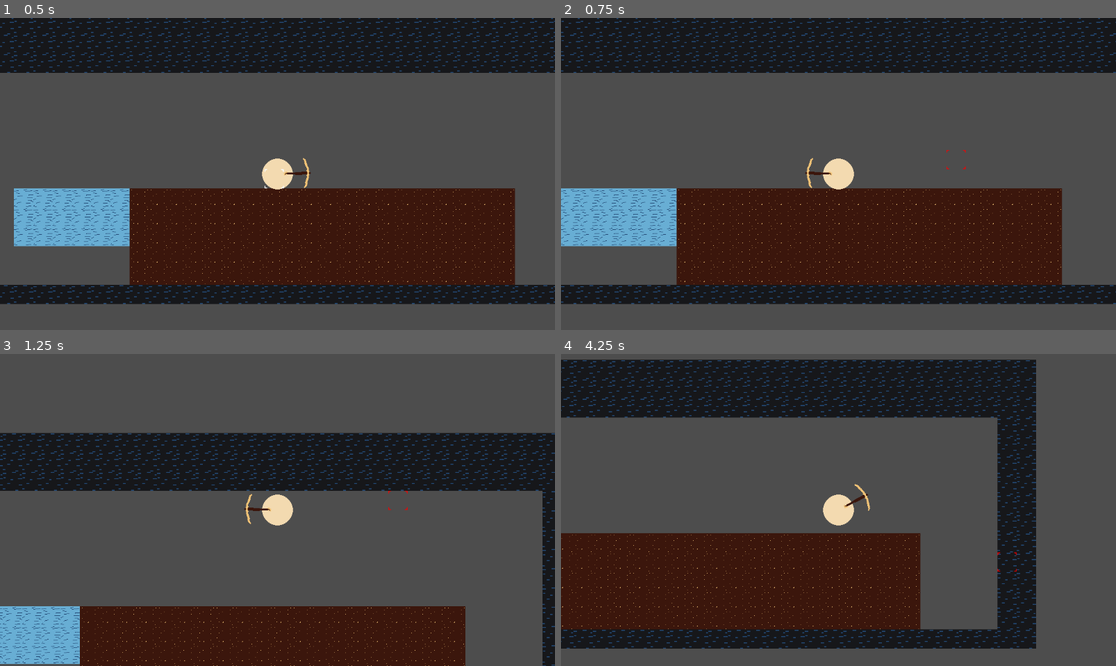
Above: before the commit, frames 1-4 (two rows, left to right).
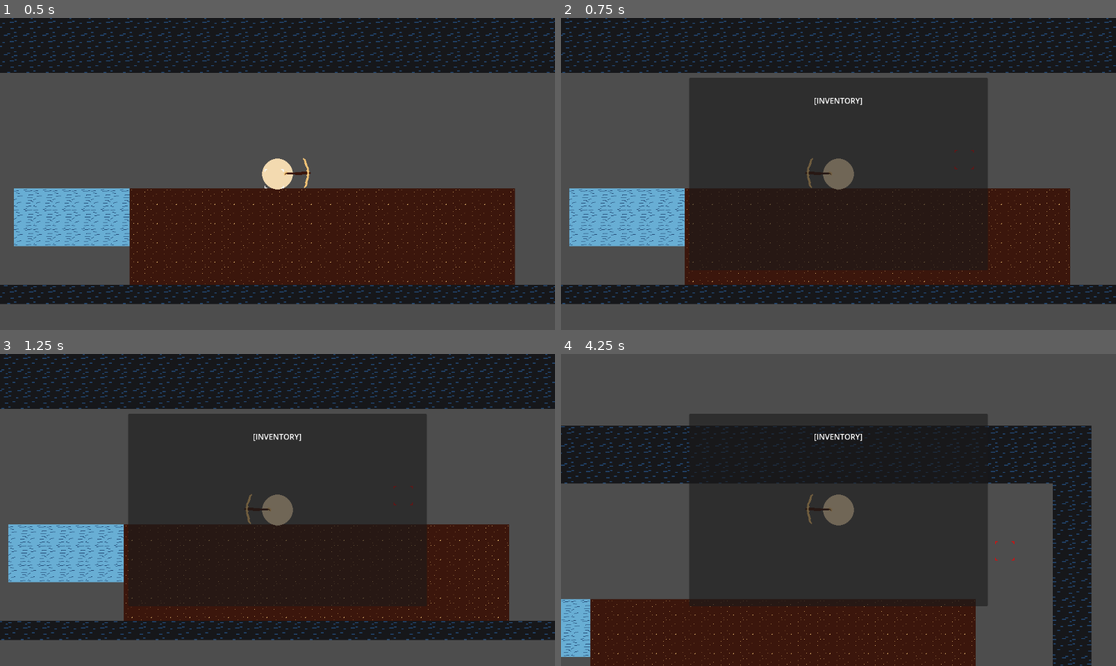
Above: after the commit, the same moments.

Repository: mathew-tran/Excavation
Game: Godot game, scene res://Scenes/Main.tscn
Two runs of this game, one before a commit and one after it. Both use one fixed random seed, a clock stepped at 60 frames per second and the inputs below.
Inputs (mouse positions are in pixels of both pictures, inside the frame that each line leads up to):
- Up to frame 1 (0.5 s): no input
- Up to frame 2 (0.75 s): tap Enter at 0.5 s; move the mouse to (960, 158) at 0.52 s; hold D (Right) from 0.53 s (still down); tap Tab (Tab, bound only after the commit) at 0.6 s
- Up to frame 3 (1.25 s): keep holding D (Right); tap Space (Jump) at 0.77 s
- Up to frame 4 (4.25 s): move the mouse to (727, 525) at 1.27 s; click (727, 525) at 1.35 s; tap Space (Jump) at 1.52, 3.02, 3.77 s; tap Tab (Tab, bound only after the commit) at 1.55, 2.1, 2.85, 3.8 s; move the mouse to (894, 441) at 2.02 s; release D (Right) at 2.03 s; hold A (Left) 2.03-2.78 s; move the mouse to (810, 572) at 2.77 s; hold D (Right) from 2.78 s (still down); move the mouse to (1005, 556) at 3.52 s; press the mouse at (1005, 556) at 3.53 s

Frame 1 is identical in both runs. In frame 2, 26% of the frame differs, in the area x 0-100%, y 0-92%; in frame 3, 74%; in frame 4, 77%, in the area x 0-96%, y 1-100%.

Commit message:
show inventory and pause game

Diff:
--- /dev/null
+++ b/Prefabs/UI/InventoryUI.tscn
@@ -0,0 +1,73 @@
+[gd_scene format=3 uid="uid://bollbwkjf1fwe"]
+
+[ext_resource type="Script" uid="uid://b2auboph6x3il" path="res://Scripts/UI/InventoryUI.gd" id="1_mku6s"]
+[ext_resource type="PackedScene" uid="uid://2bax4qe164yq" path="res://Prefabs/UI/ItemUI.tscn" id="1_ss700"]
+
+[node name="InventoryUI" type="Panel" unique_id=21601818 groups=["InventoryUI"]]
+process_mode = 3
+custom_minimum_size = Vector2(620, 400)
+anchors_preset = 8
+anchor_left = 0.5
+anchor_top = 0.5
+anchor_right = 0.5
+anchor_bottom = 0.5
+offset_left = -300.0
+offset_top = -200.0
+offset_right = 300.0
+offset_bottom = 200.0
+grow_horizontal = 2
+grow_vertical = 2
+script = ExtResource("1_mku6s")
+
+[node name="VBoxContainer" type="VBoxContainer" parent="." unique_id=223581238]
+layout_mode = 1
+anchors_preset = 8
+anchor_left = 0.5
+anchor_top = 0.5
+anchor_right = 0.5
+anchor_bottom = 0.5
+offset_left = -300.0
+offset_top = -177.0
+offset_right = 300.0
+offset_bottom = 177.0
+grow_horizontal = 2
+grow_vertical = 2
+
+[node name="Label" type="Label" parent="VBoxContainer" unique_id=605298415]
+custom_minimum_size = Vector2(0, 50)
+layout_mode = 2
+text = "[INVENTORY]"
+horizontal_alignment = 1
+vertical_alignment = 1
+
+[node name="ScrollContainer" type="ScrollContainer" parent="VBoxContainer" unique_id=856660968]
+custom_minimum_size = Vector2(600, 300)
+layout_mode = 2
+
+[node name="ItemContainer" type="GridContainer" parent="VBoxContainer/ScrollContainer" unique_id=66889853]
+unique_name_in_owner = true
+custom_minimum_size = Vector2(600, 0)
+layout_mode = 2
+size_flags_horizontal = 0
+size_flags_vertical = 2
+columns = 5
+
+[node name="ItemUI" parent="VBoxContainer/ScrollContainer/ItemContainer" unique_id=649350048 instance=ExtResource("1_ss700")]
+layout_mode = 2
+
+[node name="ItemUI2" parent="VBoxContainer/ScrollContainer/ItemContainer" unique_id=1081006256 instance=ExtResource("1_ss700")]
+layout_mode = 2
+
+[node name="ItemUI3" parent="VBoxContainer/ScrollContainer/ItemContainer" unique_id=1731545488 instance=ExtResource("1_ss700")]
+layout_mode = 2
+
+[node name="ItemUI4" parent="VBoxContainer/ScrollContainer/ItemContainer" unique_id=1914413342 instance=ExtResource("1_ss700")]
+layout_mode = 2
+
+[node name="ItemUI5" parent="VBoxContainer/ScrollContainer/ItemContainer" unique_id=555820369 instance=ExtResource("1_ss700")]
+layout_mode = 2
+
+[node name="ItemUI6" parent="VBoxContainer/ScrollContainer/ItemContainer" unique_id=1432727851 instance=ExtResource("1_ss700")]
+layout_mode = 2
+
+[connection signal="visibility_changed" from="." to="." method="_on_visibility_changed"]
--- /dev/null
+++ b/Prefabs/UI/ItemUI.tscn
@@ -0,0 +1,48 @@
+[gd_scene format=3 uid="uid://2bax4qe164yq"]
+
+[ext_resource type="Script" uid="uid://bsu0ottljpe3a" path="res://Scripts/UI/ItemUI.gd" id="1_66lao"]
+[ext_resource type="Texture2D" uid="uid://de8gg6jy7ttp8" path="res://Art/Ground/Dirt.png" id="1_fjccq"]
+
+[sub_resource type="StyleBoxFlat" id="StyleBoxFlat_66lao"]
+bg_color = Color(0.056291588, 0.05629161, 0.05629155, 1)
+
+[node name="ItemUI" type="Panel" unique_id=649350048]
+custom_minimum_size = Vector2(100, 100)
+theme_override_styles/panel = SubResource("StyleBoxFlat_66lao")
+script = ExtResource("1_66lao")
+
+[node name="TextureRect" type="TextureRect" parent="." unique_id=1598338673]
+custom_minimum_size = Vector2(80, 80)
+layout_mode = 1
+anchors_preset = 8
+anchor_left = 0.5
+anchor_top = 0.5
+anchor_right = 0.5
+anchor_bottom = 0.5
+offset_left = -40.0
+offset_top = -40.0
+offset_right = 40.0
+offset_bottom = 40.0
+grow_horizontal = 2
+grow_vertical = 2
+texture = ExtResource("1_fjccq")
+expand_mode = 4
+stretch_mode = 5
+
+[node name="Label" type="Label" parent="." unique_id=2118560784]
+layout_mode = 1
+anchors_preset = 8
+anchor_left = 0.5
+anchor_top = 0.5
+anchor_right = 0.5
+anchor_bottom = 0.5
+offset_left = -39.0
+offset_top = 24.5
+offset_right = 40.0
+offset_bottom = 47.5
+grow_horizontal = 2
+grow_vertical = 2
+text = "x 1"
+
+[connection signal="mouse_entered" from="." to="." method="_on_mouse_entered"]
+[connection signal="mouse_exited" from="." to="." method="_on_mouse_exited"]
--- a/Scenes/Main.tscn
+++ b/Scenes/Main.tscn
@@ -9,6 +9,8 @@
 [ext_resource type="Texture2D" uid="uid://lquywyrsuxyv" path="res://Art/Ground/Obsidian.png" id="3_v1gob"]
 [ext_resource type="Script" uid="uid://1oqm8oyvlba3" path="res://Scripts/BlockHealthGroup.gd" id="4_rgh2o"]
 [ext_resource type="PackedScene" uid="uid://cf7oohm0ku7j0" path="res://Prefabs/PopupText.tscn" id="9_vy5pj"]
+[ext_resource type="PackedScene" uid="uid://bollbwkjf1fwe" path="res://Prefabs/UI/InventoryUI.tscn" id="10_bmxlf"]
+[ext_resource type="PackedScene" uid="uid://c853wwwv82brn" path="res://Scripts/UI/InfoText.tscn" id="11_4kpch"]
 
 [sub_resource type="TileSetAtlasSource" id="TileSetAtlasSource_kln2b"]
 texture = ExtResource("2_idj7w")
@@ -73,3 +75,10 @@
 [node name="FXGroup" type="Node2D" parent="." unique_id=872441086 groups=["FXGroup"]]
 
 [node name="Label" parent="." unique_id=633866393 instance=ExtResource("9_vy5pj")]
+
+[node name="CanvasLayer" type="CanvasLayer" parent="." unique_id=1775010694]
+
+[node name="InventoryUI" parent="CanvasLayer" unique_id=21601818 instance=ExtResource("10_bmxlf")]
+visible = false
+
+[node name="InfoText" parent="CanvasLayer" unique_id=750995018 instance=ExtResource("11_4kpch")]
--- a/Scripts/Autoload/Finder.gd
+++ b/Scripts/Autoload/Finder.gd
@@ -17,3 +17,9 @@
 
 func GetPlayerInventory() -> LocalInventory:
 	return get_tree().get_nodes_in_group("LocalInventory")[0]
+
+func GetInventoryUI() -> InventoryUI:
+	return get_tree().get_nodes_in_group("InventoryUI")[0]
+
+func GetInfoText() -> InfoText:
+	return get_tree().get_nodes_in_group("InfoText")[0]
--- a/Scripts/Autoload/Helper.gd
+++ b/Scripts/Autoload/Helper.gd
@@ -2,6 +2,28 @@
 
 @onready var PickupClass = preload("res://Prefabs/Pickup.tscn")
 @onready var PopupText = preload("res://Prefabs/PopupText.tscn")
+
+func GetAllFilePaths(path: String) -> Array[String]:
+	var file_paths: Array[String] = []
+	var dir = DirAccess.open(path)
+	dir.list_dir_begin()
+	var file_name = dir.get_next()
+	while file_name != "":
+		file_name = file_name.trim_suffix('.remap')
+		var file_path = path + "/" + file_name
+		if dir.current_is_dir():
+			file_paths += GetAllFilePaths(file_path)
+		else:
+			file_paths.append(file_path)
+		file_name = dir.get_next()
+	return file_paths
+
+func GetItemFromID(id):
+	for item in GetAllFilePaths("res://Content/Items/"):
+		var instance = load(item) as ItemData
+		if instance.ItemID == id:
+			return instance
+	return null
 
 func SpawnText(text, pos):
 	var instance = PopupText.instantiate()
--- /dev/null
+++ b/Scripts/UI/InfoText.gd
@@ -0,0 +1,19 @@
+extends Label
+
+class_name InfoText
+
+func _ready() -> void:
+	visible = false
+
+
+func _process(delta: float) -> void:
+	if visible:
+		global_position = get_global_mouse_position() + Vector2(0,32)
+
+func Show(newText):
+	text = newText
+	size = Vector2.ZERO
+	visible = true
+
+func Hide():
+	visible = false
--- /dev/null
+++ b/Scripts/UI/InfoText.tscn
@@ -0,0 +1,23 @@
+[gd_scene format=3 uid="uid://c853wwwv82brn"]
+
+[ext_resource type="Script" uid="uid://bt4rwlcmm7th4" path="res://Scripts/UI/InfoText.gd" id="1_0dtdt"]
+
+[sub_resource type="StyleBoxFlat" id="StyleBoxFlat_s08nd"]
+content_margin_left = 5.0
+content_margin_top = 5.0
+content_margin_right = 5.0
+content_margin_bottom = 5.0
+bg_color = Color(0, 0, 0, 1)
+border_width_left = 2
+border_width_top = 2
+border_width_right = 2
+border_width_bottom = 2
+
+[node name="InfoText" type="Label" unique_id=750995018 groups=["InfoText"]]
+process_mode = 3
+offset_right = 40.0
+offset_bottom = 23.0
+theme_override_styles/normal = SubResource("StyleBoxFlat_s08nd")
+text = "asdad"
+horizontal_alignment = 1
+script = ExtResource("1_0dtdt")
--- /dev/null
+++ b/Scripts/UI/InventoryUI.gd
@@ -0,0 +1,35 @@
+extends Panel
+class_name InventoryUI
+
+@onready var ItemUIClass = preload("res://Prefabs/UI/ItemUI.tscn")
+
+
+func _process(delta: float) -> void:
+	if Input.is_action_just_pressed("Tab"):
+		visible = !visible
+
+func Populate():
+	Clear()
+
+	var data = Finder.GetPlayerInventory().Data
+	for id in data.keys():
+		var instance = ItemUIClass.instantiate() as ItemUI
+		instance.ItemDataRef = Helper.GetItemFromID(id)
+		instance.Amount = str(data[id])
+		%ItemContainer.add_child(instance)
+
+
+func Clear():
+	for item in %ItemContainer.get_children():
+		item.queue_free()
+
+func _on_visibility_changed() -> void:
+	if is_inside_tree() == false:
+		return
+
+	if visible:
+		Populate()
+		get_tree().paused = true
+	else:
+		Clear()
+		get_tree().paused = false
--- /dev/null
+++ b/Scripts/UI/ItemUI.gd
@@ -0,0 +1,19 @@
+extends Panel
+
+class_name ItemUI
+
+@export var ItemDataRef : ItemData
+@export var Amount = 0
+
+func _ready() -> void:
+	if ItemDataRef:
+		$Label.text = "x" + str(Amount)
+		$TextureRect.texture = ItemDataRef.ItemImage
+
+
+func _on_mouse_entered() -> void:
+	Finder.GetInfoText().Show(ItemDataRef.ItemName)
+
+
+func _on_mouse_exited() -> void:
+	Finder.GetInfoText().Hide()
--- a/project.godot
+++ b/project.godot
@@ -43,6 +43,11 @@
 "events": [Object(InputEventKey,"resource_local_to_scene":false,"resource_name":"","device":-1,"window_id":0,"alt_press …(191 unchanged characters)…
 ]
 }
+Tab={
+"deadzone": 0.2,
+"events": [Object(InputEventKey,"resource_local_to_scene":false,"resource_name":"","device":-1,"window_id":0,"alt_pressed":false,"shift_pressed":false,"ctrl_pressed":false,"meta_pressed":false,"pressed":false,"keycode":0,"physical_keycode":4194306,"key_label":0,"unicode":0,"location":0,"echo":false,"script":null)
+]
+}
 
 [physics]
 
Not shown, added: Scripts/UI/InfoText.gd.uid
Not shown, added: Scripts/UI/InventoryUI.gd.uid
Not shown, added: Scripts/UI/ItemUI.gd.uid
